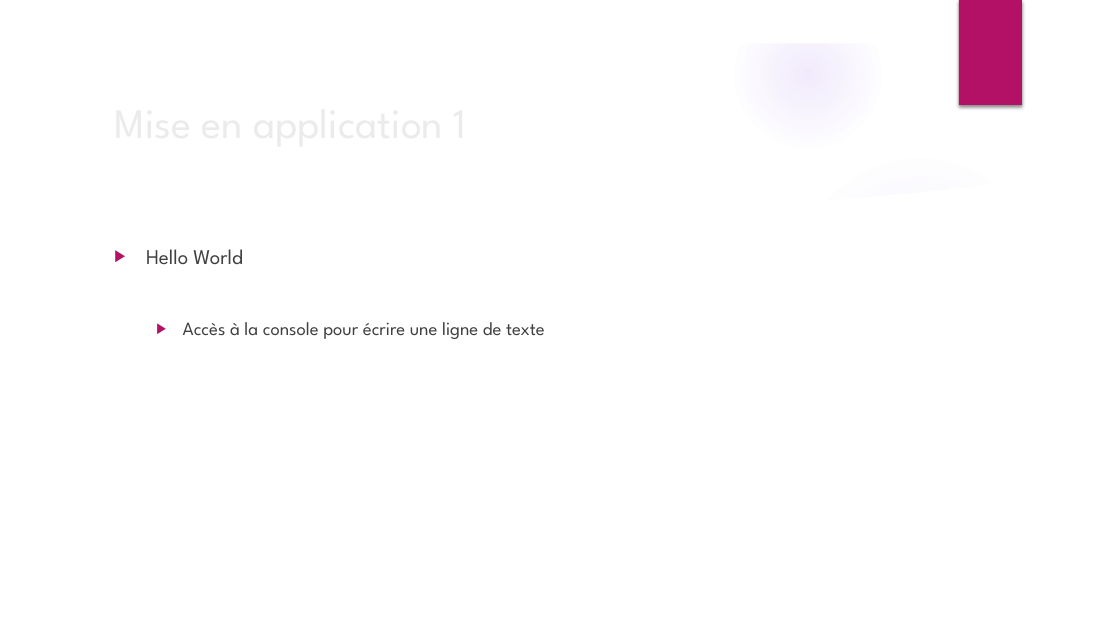
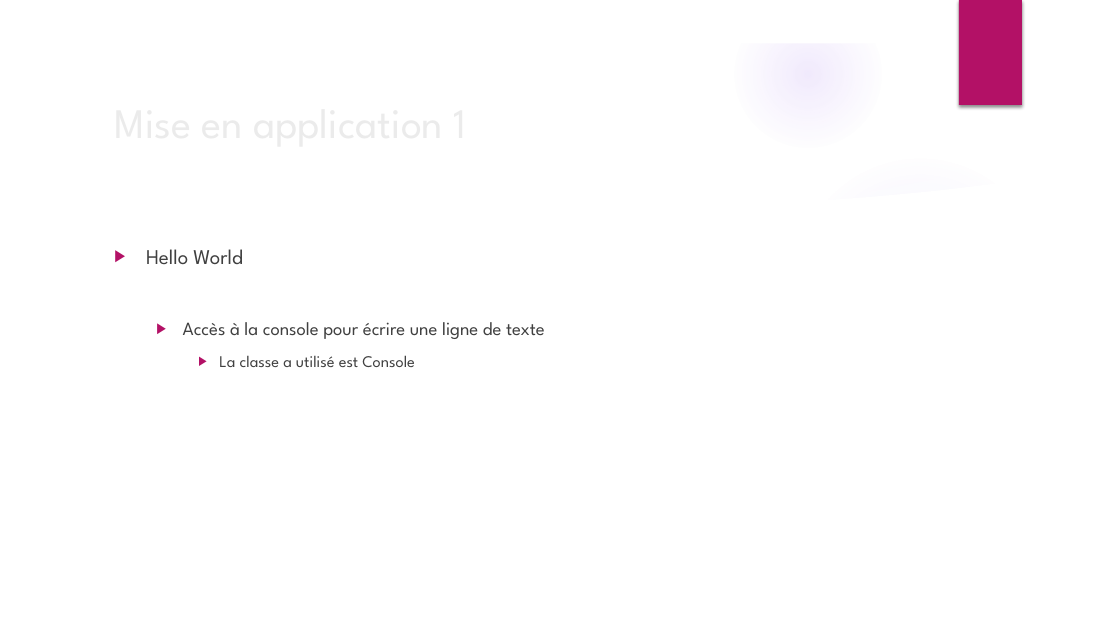
Before and after one commit to bjaout/CoursPOO, a slide deck: slide 4 of Cours de POO.pptx. Drawn at 1120x630 pixels with LibreOffice and Linux fonts; fonts in the diff are those of the drawing; background and template pictures are left out. Boxes give left, top, right and bottom in pixels: in the first picture for what was removed or moved away, otherwise in the second. Text is boxed around its words. In the diff, an @@ line names an element or a change of style, - is before the commit and + after.

```diff
--- a/Cours de POO.pptx
+++ b/Cours de POO.pptx
@@ text at (219, 355, 415, 367): paragraph added @@
+    ▶ La classe a utilisé est Console
```
Also in this commit, not shown: 4 slides added.
